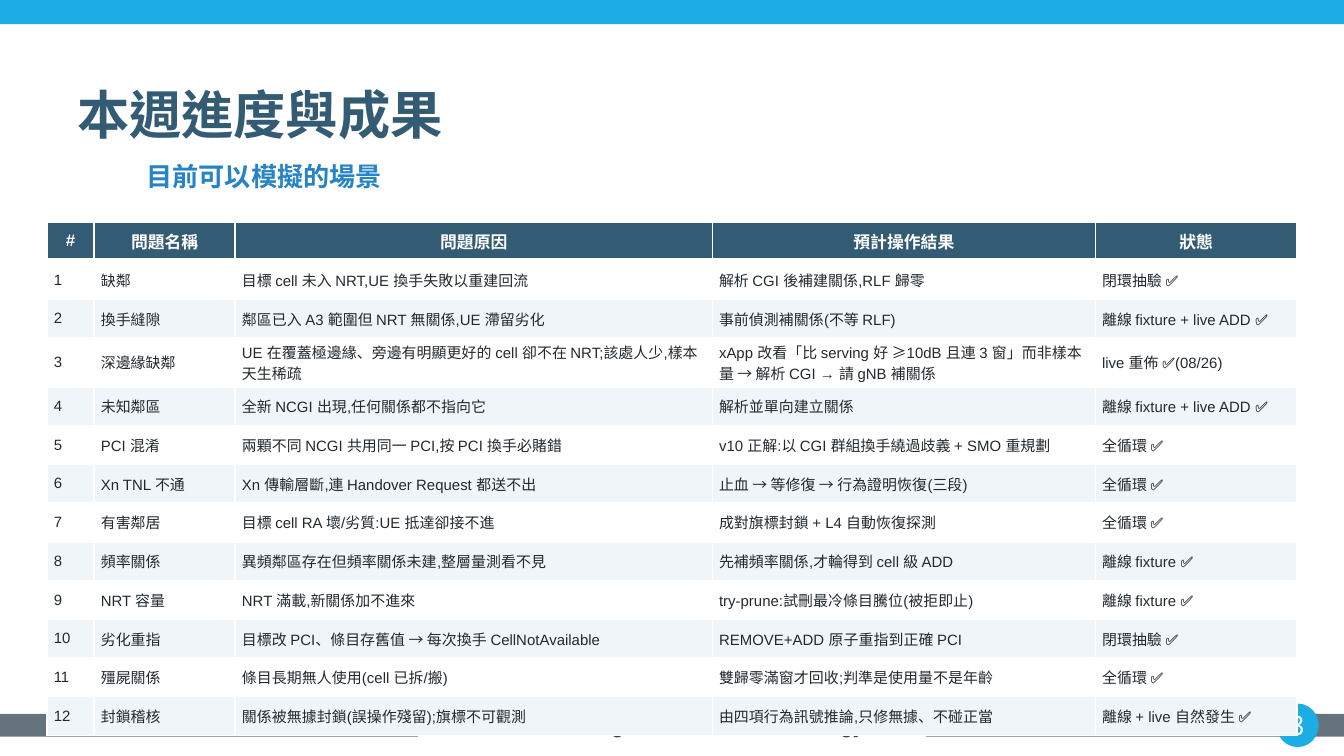
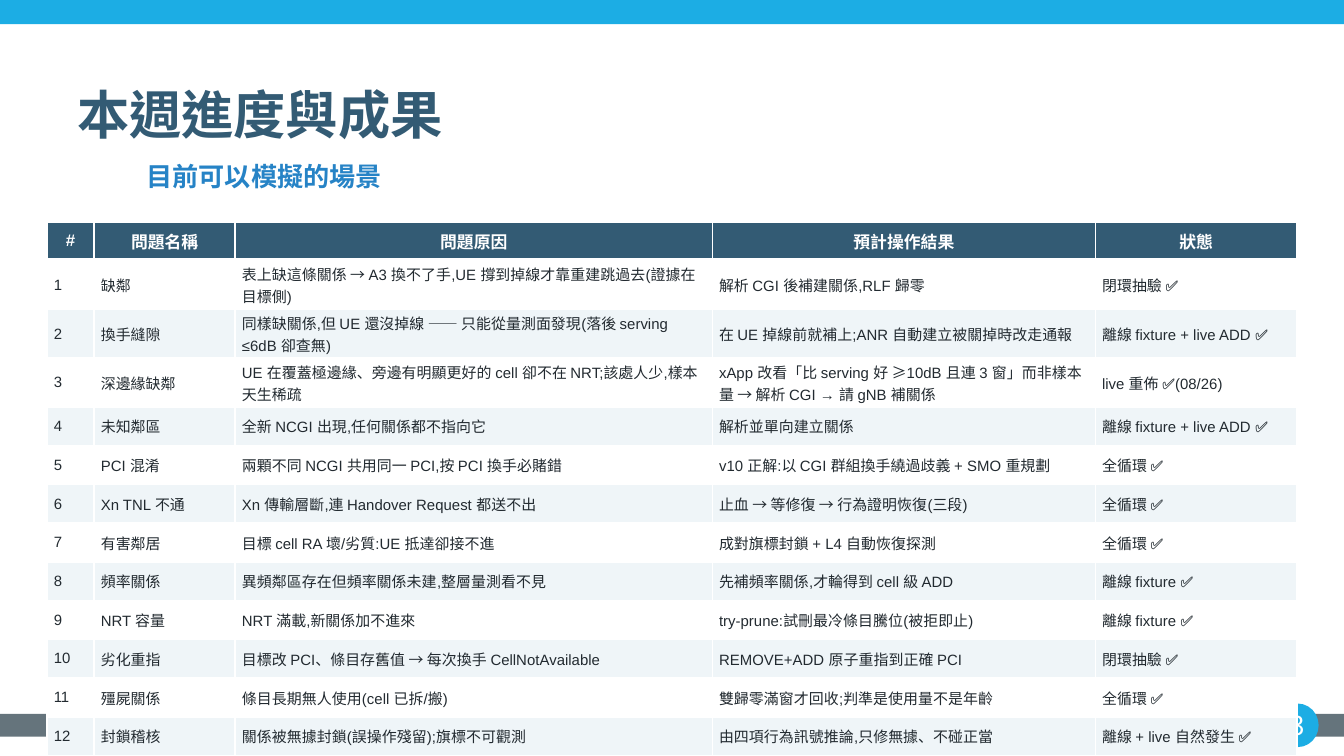
Before and after one commit to kimOuO/RAN-sim-OAI, a slide deck: slide 3 of docs/report/8_27_進度報告_v10十二題.pptx. Drawn at 1344x756 pixels with LibreOffice and Linux fonts; fonts in the diff are those of the drawing; background and template pictures are left out. Boxes give left, top, right and bottom in pixels: in the first picture for what was removed or moved away, otherwise in the second. Text is boxed around its words. In the diff, an @@ line names an element or a change of style, - is before the commit and + after.

```diff
--- a/docs/report/8_27_進度報告_v10十二題.pptx
+++ b/docs/report/8_27_進度報告_v10十二題.pptx
@@ table at (47, 222, 1297, 749) @@
-row 2, column 3: 目標 cell 未入 NRT,UE 換手失敗以重建回流
+row 2, column 3: 表上缺這條關係 → A3 換不了手,UE 撐到掉線才靠重建跳過去(證據在目標側)
-row 3, column 3: 鄰區已入 A3 範圍但 NRT 無關係,UE 滯留劣化
+row 3, column 3: 同樣缺關係,但 UE 還沒掉線 —— 只能從量測面發現(落後 serving ≤6dB 卻查無)
-row 3, column 4: 事前偵測補關係(不等 RLF)
+row 3, column 4: 在 UE 掉線前就補上;ANR 自動建立被關掉時改走通報
```
Also in this commit, not shown: 2 other slides changed, 1 other file.
